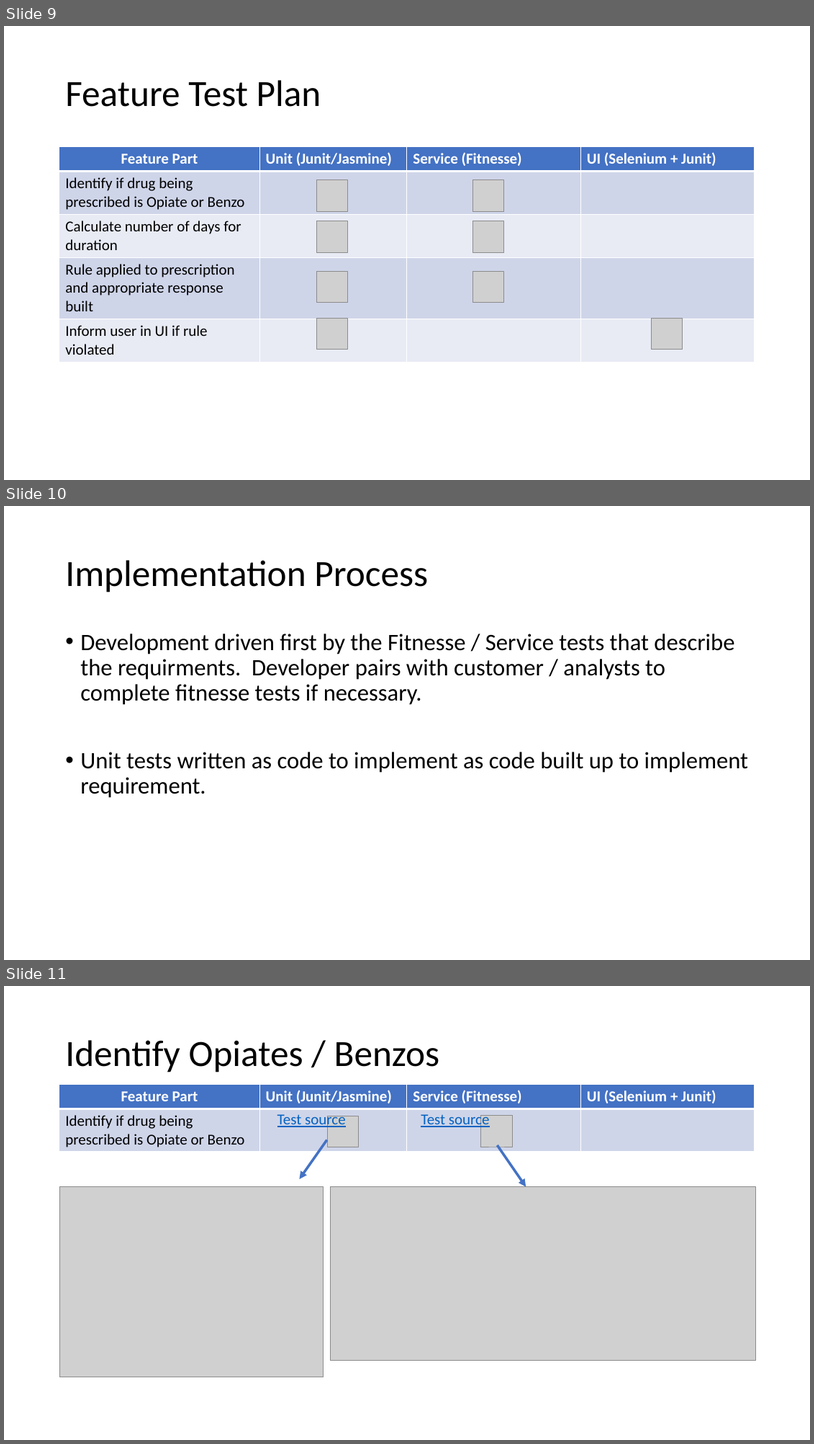
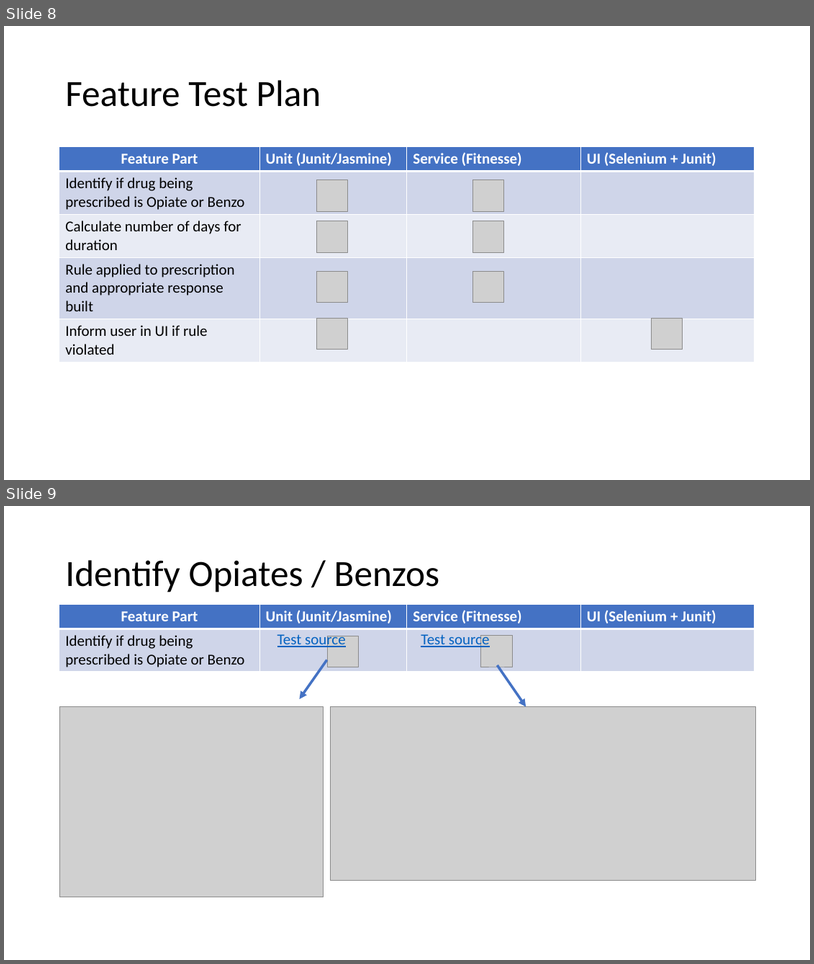
Before and after one commit to weaverj/testpyramidexample, a slide deck: Test Pyramid Presentation.pptx. Shown one above the other, each under a label of ours: slides 9, 10 and 11 before the commit, slides 8 and 9 after it. The pictures are 814x1444 and 814x964 pixels, drawn with LibreOffice and Linux fonts; fonts in the diff are those of the drawing; grey boxes stand for pictures; background and template pictures are left out. Boxes give left, top, right and bottom in pixels: in the first picture for what was removed or moved away, otherwise in the second. Text is boxed around its words. In the diff, an @@ line names an element or a change of style, - is before the commit and + after.

```diff
--- a/Test Pyramid Presentation.pptx
+++ b/Test Pyramid Presentation.pptx
@@ slide 10 removed at box(4, 506, 810, 960), background #FFFFFF @@
@@ title removed at box(65, 560, 428, 592) @@
-Implementation Process
@@ text removed at box(80, 633, 748, 798) @@
-• Development driven first by the Fitnesse / Service tests that describe the requirments. Developer pairs with customer / analysts to complete fitnesse tests if necessary.
-• Unit tests written as code to implement as code built up to implement requirement.
@@ what was slide 9 is now slide 8 @@
@@ what was slide 11 is now slide 9 @@
```
Also in this commit, not shown: 5 slides changed, 2 slides added, 3 other slides removed.
